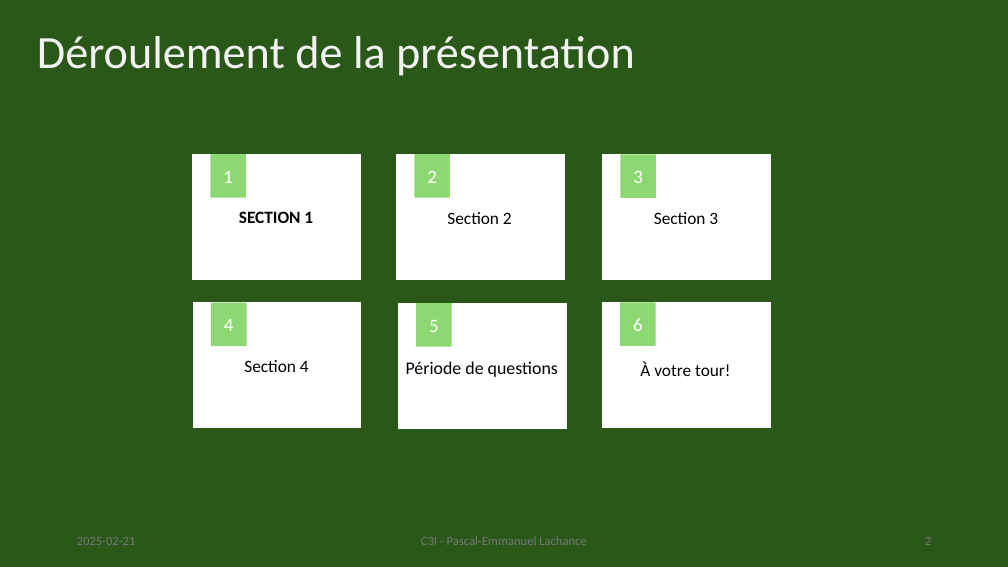
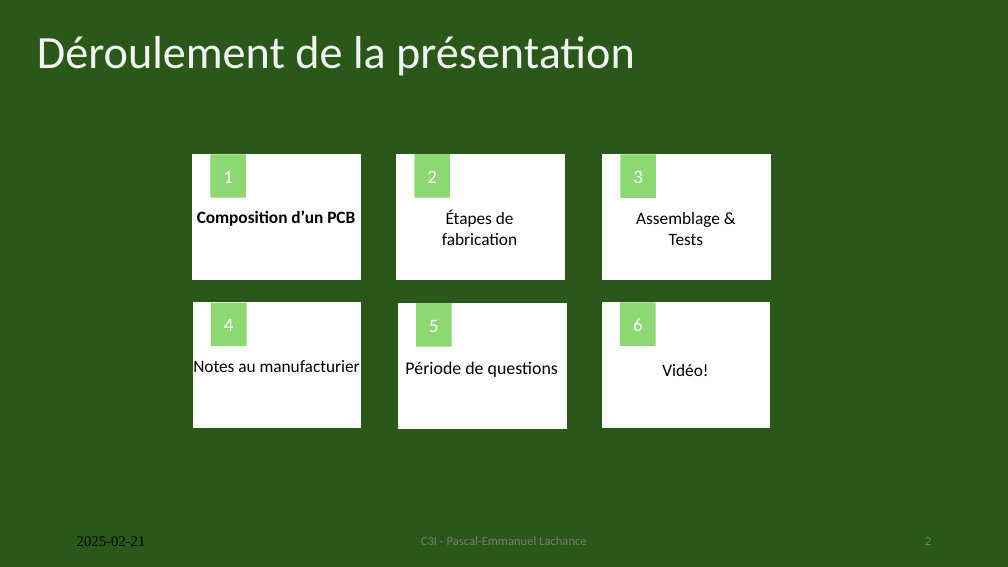
Before and after one commit to Raesangur/PPPPP, a slide deck: slide 2 of 01 - Comment est fabriqué un PCB/PPPPP 01 - Comment est fabriqué un PCB.pptx. Drawn at 1008x567 pixels with LibreOffice and Linux fonts; fonts in the diff are those of the drawing. Boxes give left, top, right and bottom in pixels: in the first picture for what was removed or moved away, otherwise in the second. Text is boxed around its words. In the diff, an @@ line names an element or a change of style, - is before the commit and + after.

```diff
--- a/01 - Comment est fabriqué un PCB/PPPPP 01 - Comment est fabriqué un PCB.pptx
+++ b/01 - Comment est fabriqué un PCB/PPPPP 01 - Comment est fabriqué un PCB.pptx
@@ text at (197,210,355,226): text changed @@
-SECTION 1
+Composition d’un PCB
@@ text at (442,210,517,245): text changed @@
-Section 2
+Étapes de
+fabrication
@@ text at (636,212,720,245): text changed @@
-Section 3
+Assemblage &
+Tests
@@ text at (193,360,360,372): text changed @@
-Section 4
+Notes au manufacturier
@@ text at (662,364,708,376): text changed @@
-À votre tour!
+Vidéo!
@@ text "2025-02-21" at (77,536,146,546): size 12 to 14 pt, font Calibri to Times New Roman, text colour #787878 to #000000 @@
```
Also in this commit, not shown: 2 other slides changed, 6 slides added, 12 other files.
